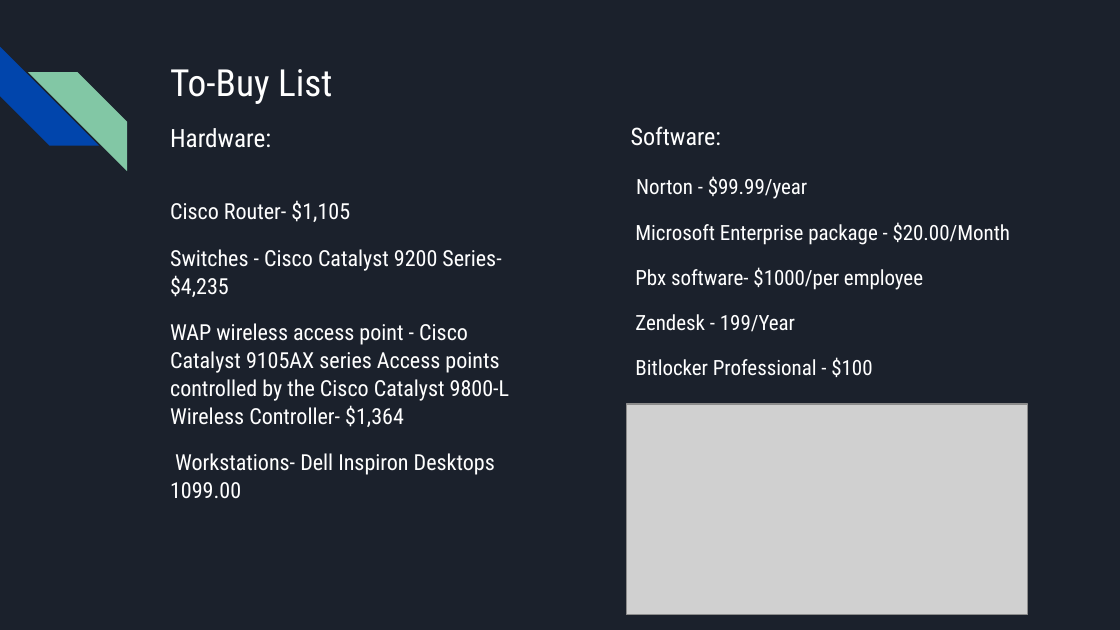
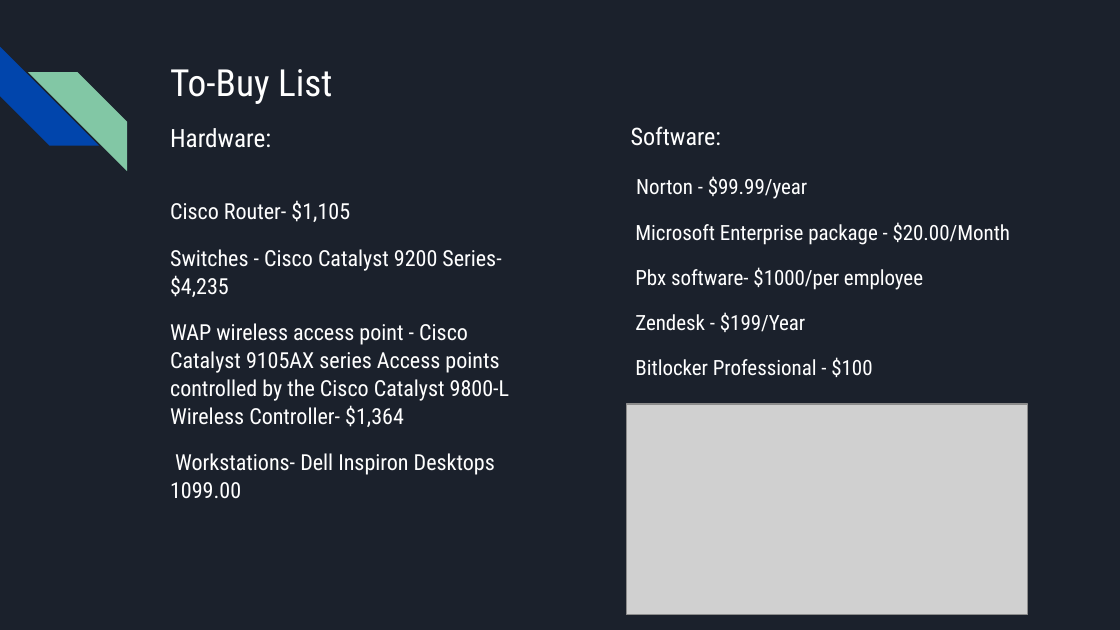
Before and after one commit to JamelD/lis4488, a slide deck: slide 6 of design-project/source/Design Project Group 12.pptx (slide 7 before the commit). Drawn at 1120x630 pixels with LibreOffice and Linux fonts; fonts in the diff are those of the drawing; grey boxes stand for pictures. Boxes give left, top, right and bottom in pixels: in the first picture for what was removed or moved away, otherwise in the second. Text is boxed around its words. In the diff, an @@ line names an element or a change of style, - is before the commit and + after.

```diff
--- a/design-project/source/Design Project Group 12.pptx
+++ b/design-project/source/Design Project Group 12.pptx
@@ text at box(635, 312, 805, 332): text changed @@
-Zendesk - 199/Year
+Zendesk - $199/Year
```
Also in this commit, not shown: 1 other slide changed, 2 other files.
